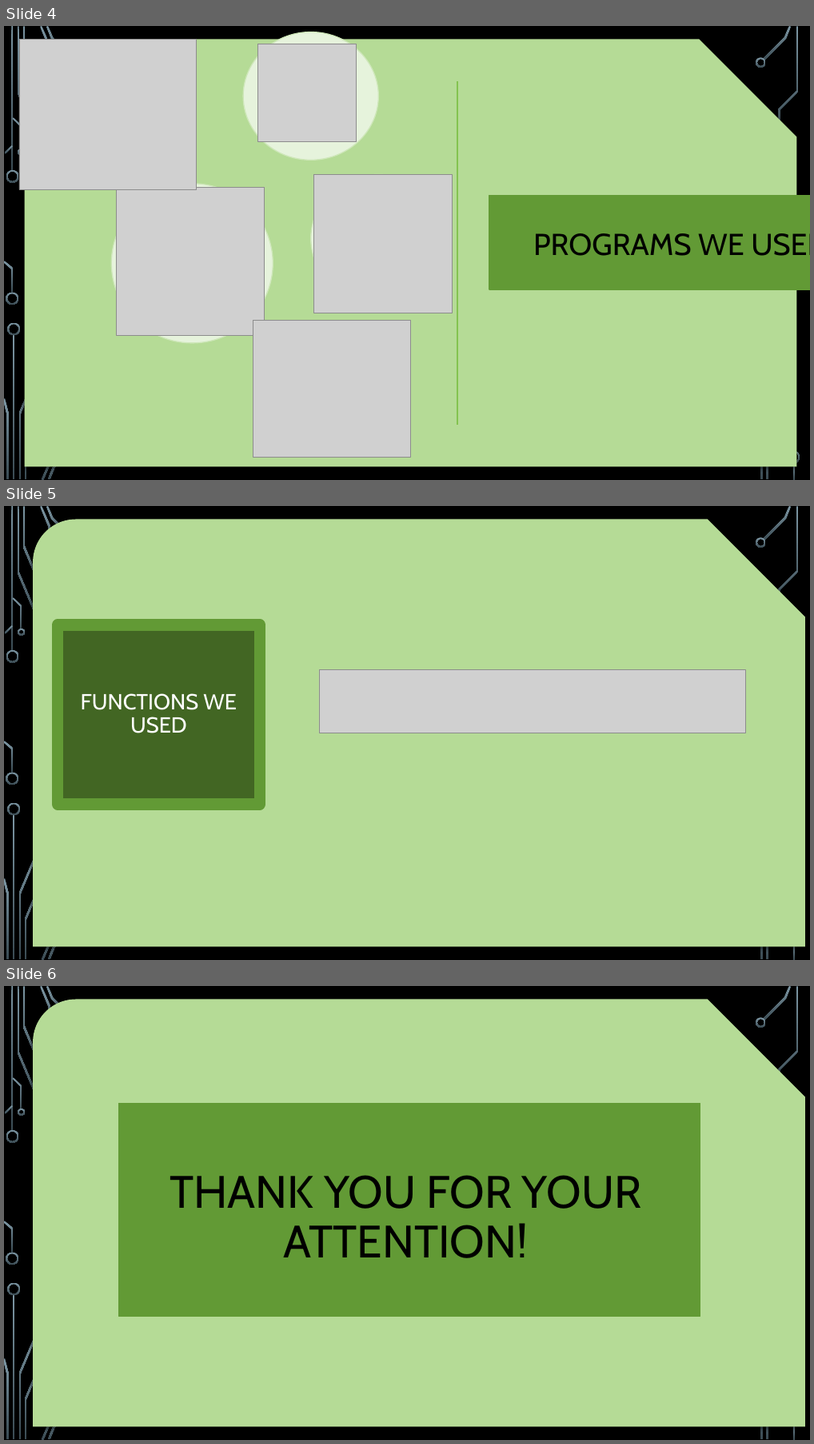
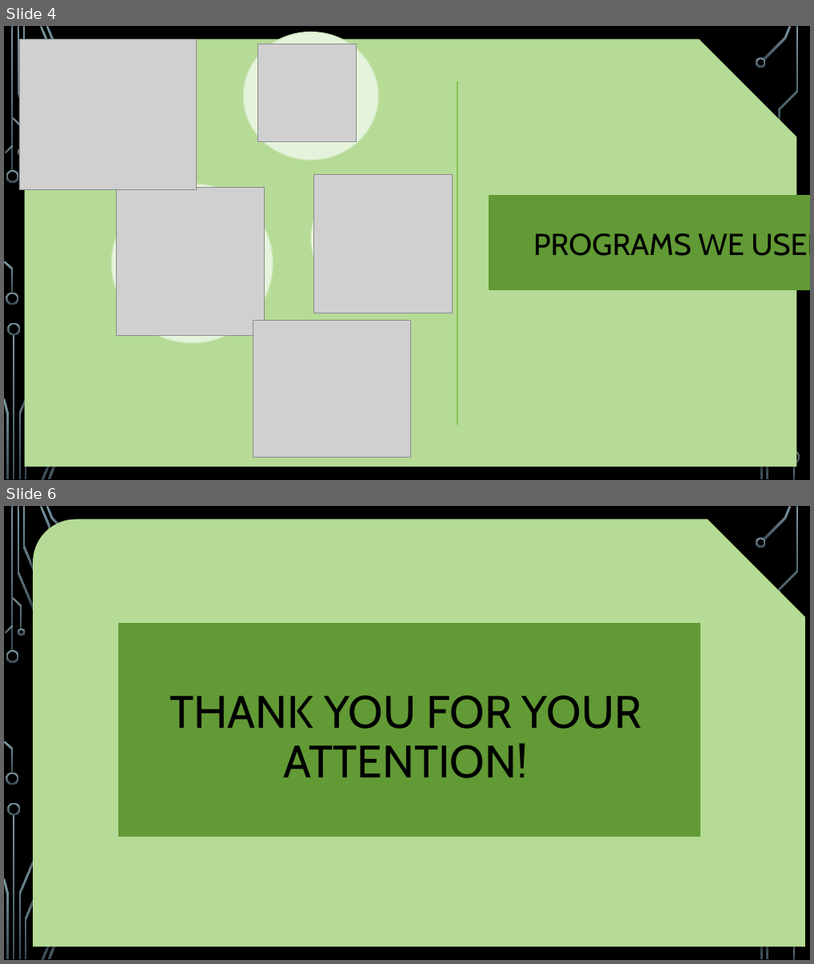
Before and after one commit to codingburgas/2122-10-biology-TGZafirov19, a slide deck: documentation/GEPresentation.pptx. Shown one above the other, each under a label of ours: slides 4, 5 and 6 before the commit, slides 4 and 6 after it; the slides between them are not shown. The pictures are 814x1444 and 814x964 pixels, drawn with LibreOffice and Linux fonts; fonts in the diff are those of the drawing; grey boxes stand for pictures; background and template pictures are left out. Boxes give left, top, right and bottom in pixels: in the first picture for what was removed or moved away, otherwise in the second. Text is boxed around its words. In the diff, an @@ line names an element or a change of style, - is before the commit and + after.

Commit message:
Fix The Presentation

```diff
--- a/documentation/GEPresentation.pptx
+++ b/documentation/GEPresentation.pptx
@@ slide 5 removed at (4, 506, 810, 960), background picture (left out); not listed: 36 template elements that a slide beside it also shows @@
@@ snip round rect removed at (33, 520, 806, 947) @@
@@ title removed at (58, 624, 260, 804) @@
-FUNCTIONS WE USED
@@ picture removed at (319, 669, 746, 733) @@
```
Also in this commit, not shown: 1 slide added.
